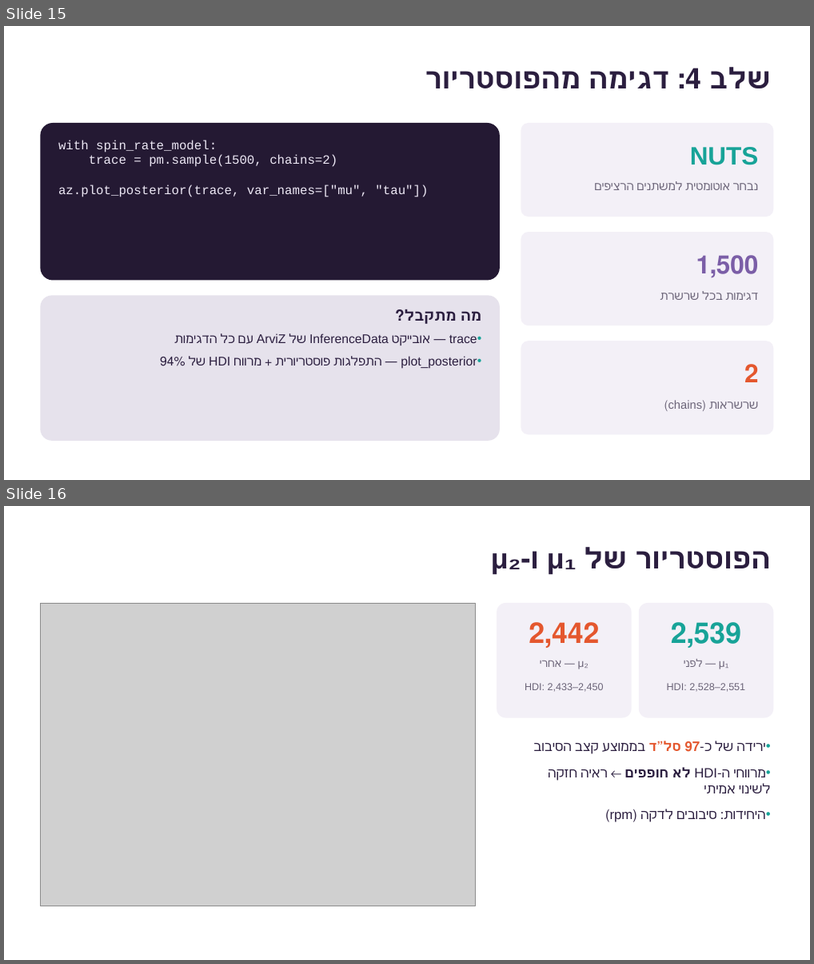
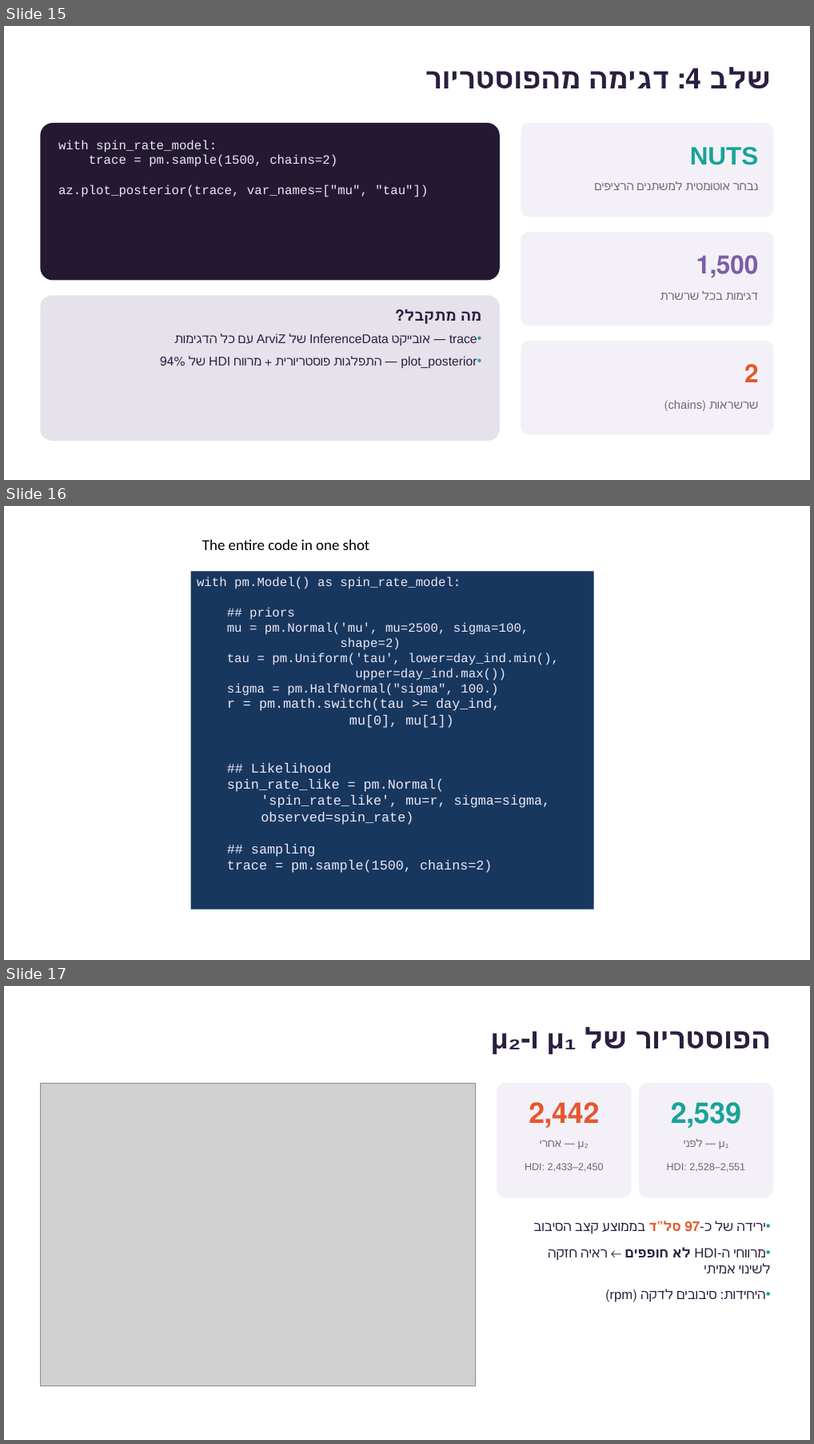
Before and after one commit to eliransher/Bayesian_models, a slide deck: presenations/Bayesian models les3.pptx. Shown one above the other, each under a label of ours: slides 15 and 16 before the commit, slides 15, 16 and 17 after it. The pictures are 814x964 and 814x1444 pixels, drawn with LibreOffice and Linux fonts; fonts in the diff are those of the drawing; grey boxes stand for pictures. Boxes give left, top, right and bottom in pixels: in the first picture for what was removed or moved away, otherwise in the second. Text is boxed around its words. In the diff, an @@ line names an element or a change of style, - is before the commit and + after.

```diff
--- a/presenations/Bayesian models les3.pptx
+++ b/presenations/Bayesian models les3.pptx
@@ slide 16 added at (x1=4, y1=506, x2=810, y2=960), background #FFFFFF @@
@@ text added at (x1=202, y1=540, x2=370, y2=550), 18 pt, text #000000 @@
+The entire code in one shot
@@ rectangle added at (x1=191, y1=572, x2=594, y2=909), fill #17375E, 15 pt, text #EDE8F5 @@
+with pm.Model() as spin_rate_model:
+## priors
+mu = pm.Normal('mu', mu=2500, sigma=100,
+shape=2)
+tau = pm.Uniform('tau', lower=day_ind.min(),
+upper=day_ind.max())
+sigma = pm.HalfNormal("sigma", 100.)
+r = pm.math.switch(tau >= day_ind,
+mu[0], mu[1])
+## Likelihood
+spin_rate_like = pm.Normal(
+'spin_rate_like', mu=r, sigma=sigma,
+observed=spin_rate)
+## sampling
+trace = pm.sample(1500, chains=2)
@@ what was slide 16 is now slide 17 @@
```
Also in this commit, not shown: 3 slides changed, 2 other files.
